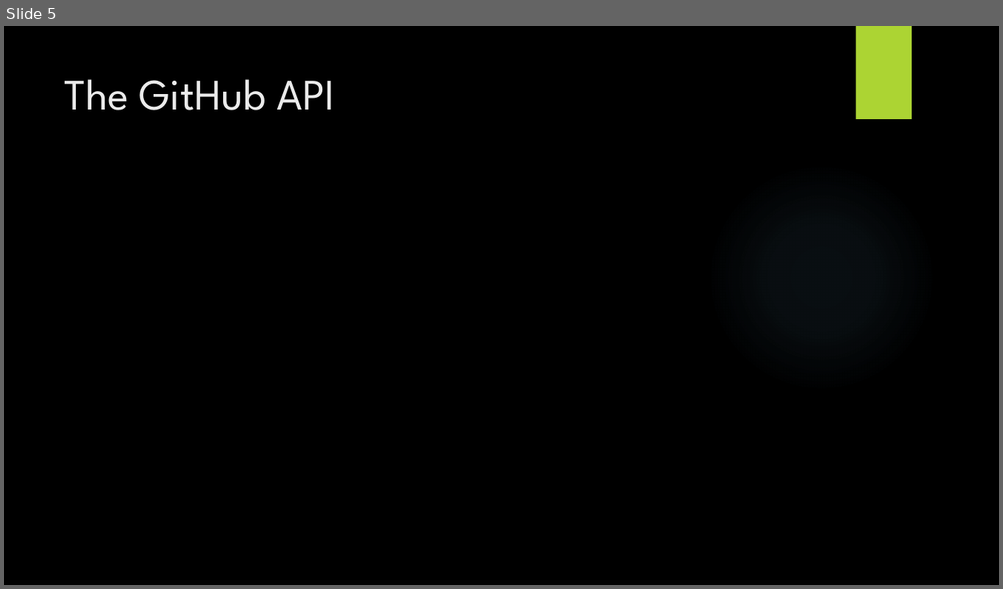
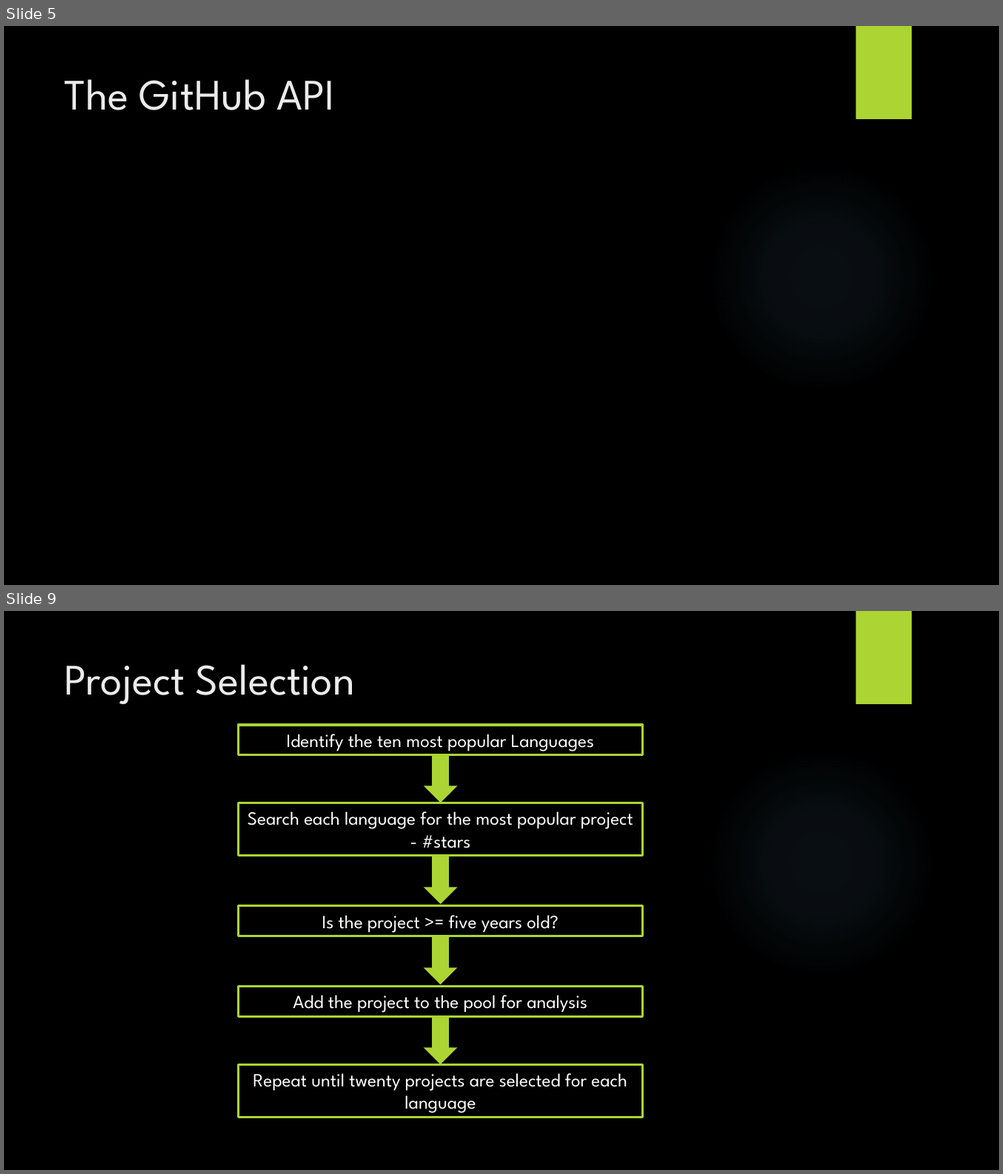
Before and after one commit to jordantoaster/Jordans-Repo, a slide deck: Research And Development Project/Documents/Resources/Presentation/PresentationLehman.pptx. Shown one above the other, each under a label of ours: slide 5 before the commit, slides 5 and 9 after it; the slides between them are not shown. The pictures are 1003x589 and 1003x1174 pixels, drawn with LibreOffice and Linux fonts; fonts in the diff are those of the drawing; background and template pictures are left out. Boxes give left, top, right and bottom in pixels: in the first picture for what was removed or moved away, otherwise in the second. Text is boxed around its words. In the diff, an @@ line names an element or a change of style, - is before the commit and + after.

```diff
--- a/Research And Development Project/Documents/Resources/Presentation/PresentationLehman.pptx
+++ b/Research And Development Project/Documents/Resources/Presentation/PresentationLehman.pptx
@@ slide 9 added at box(4, 611, 999, 1170), background picture (left out); not listed: 2 template elements that a slide beside it also shows @@
@@ title added at box(64, 664, 355, 704), 42 pt, text #EBEBEB @@
+Project Selection
@@ rectangle added at box(239, 725, 643, 755), outline #ACD433 2.25 pt, 18 pt, text #FFFFFF @@
+Identify the ten most popular Languages
@@ down arrow added at box(424, 755, 457, 803), fill #ACD433 @@
@@ rectangle added at box(239, 803, 643, 857), outline #ACD433 2.25 pt, 18 pt, text #FFFFFF @@
+Search each language for the most popular project - #stars
@@ down arrow added at box(424, 857, 457, 904), fill #ACD433 @@
@@ rectangle added at box(239, 906, 643, 937), outline #ACD433 2.25 pt, 18 pt, text #FFFFFF @@
+Is the project >= five years old?
@@ down arrow added at box(424, 937, 457, 985), fill #ACD433 @@
@@ rectangle added at box(239, 987, 643, 1017), outline #ACD433 2.25 pt, 18 pt, text #FFFFFF @@
+Add the project to the pool for analysis
@@ down arrow added at box(424, 1017, 457, 1065), fill #ACD433 @@
@@ rectangle added at box(239, 1065, 643, 1118), outline #ACD433 2.25 pt, 18 pt, text #FFFFFF @@
+Repeat until twenty projects are selected for each language
```
Also in this commit, not shown: 1 slide changed, 10 other slides added, 1 slide removed.
